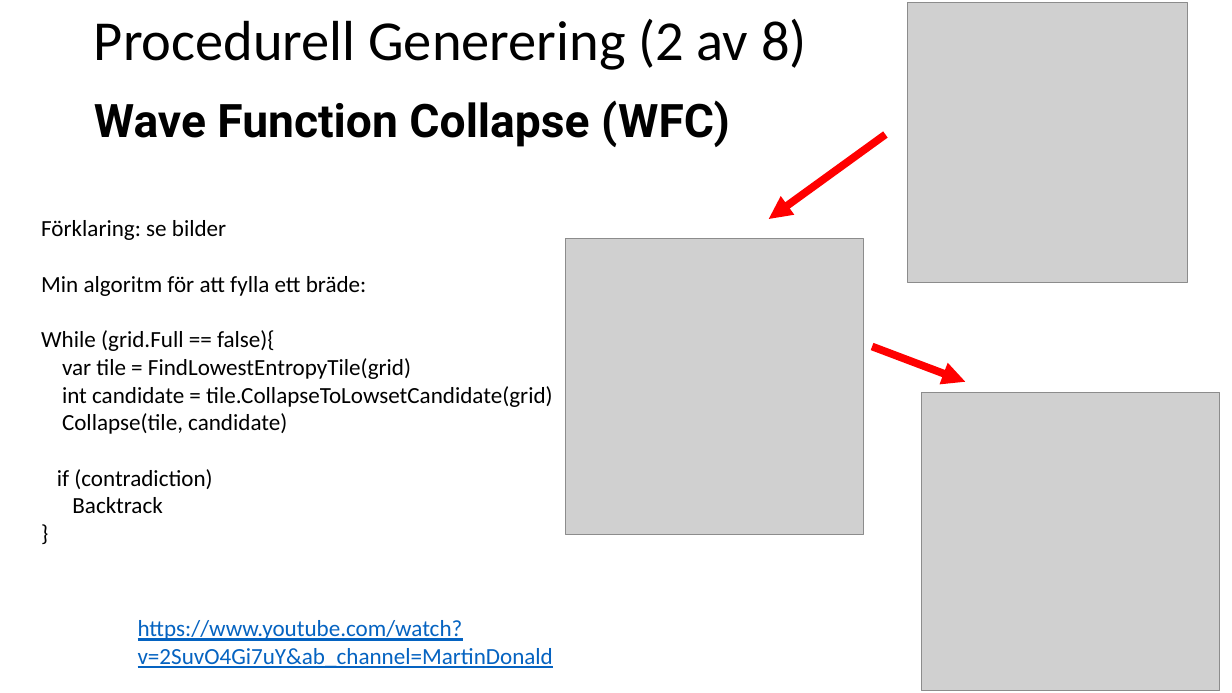
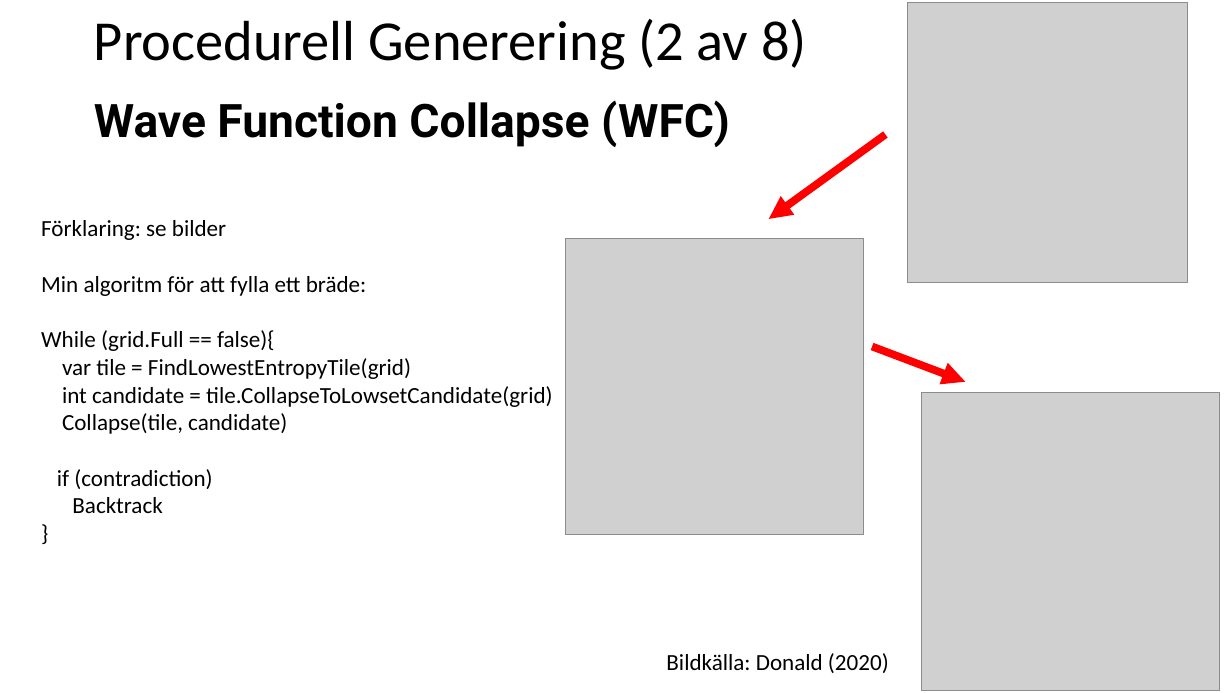
Before and after one commit to pythonpalle/sudoku, a slide deck: slide 5 of Procedurell_Generering_Prototyp.pptx. Drawn at 1232x693 pixels with LibreOffice and Linux fonts; fonts in the diff are those of the drawing; grey boxes stand for pictures. Boxes give left, top, right and bottom in pixels: in the first picture for what was removed or moved away, otherwise in the second. Text is boxed around its words. In the diff, an @@ line names an element or a change of style, - is before the commit and + after.

```diff
--- a/Procedurell_Generering_Prototyp.pptx
+++ b/Procedurell_Generering_Prototyp.pptx
@@ text removed at [138, 620, 553, 668] @@
-https://www.youtube.com/watch?v=2SuvO4Gi7uY&ab_channel=MartinDonald
@@ text added at [666, 653, 889, 673], 18 pt, text #000000 @@
+Bildkälla: Donald (2020)
```
Also in this commit, not shown: 7 other slides changed, 2 other files.
